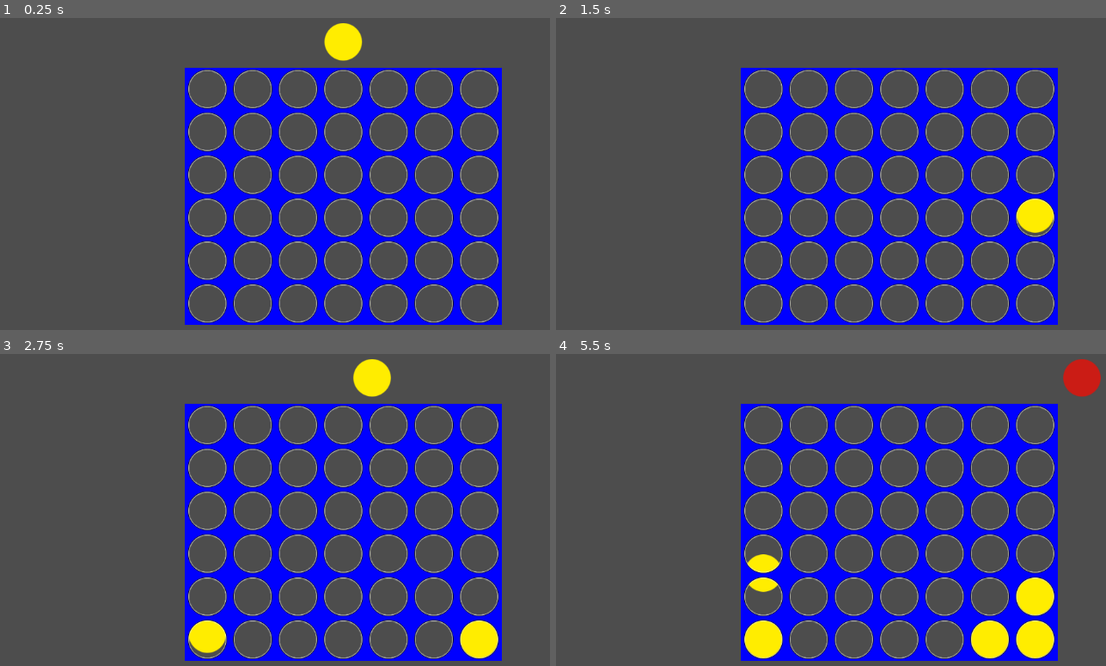
Above: before the commit, frames 1-4 (two rows, left to right).
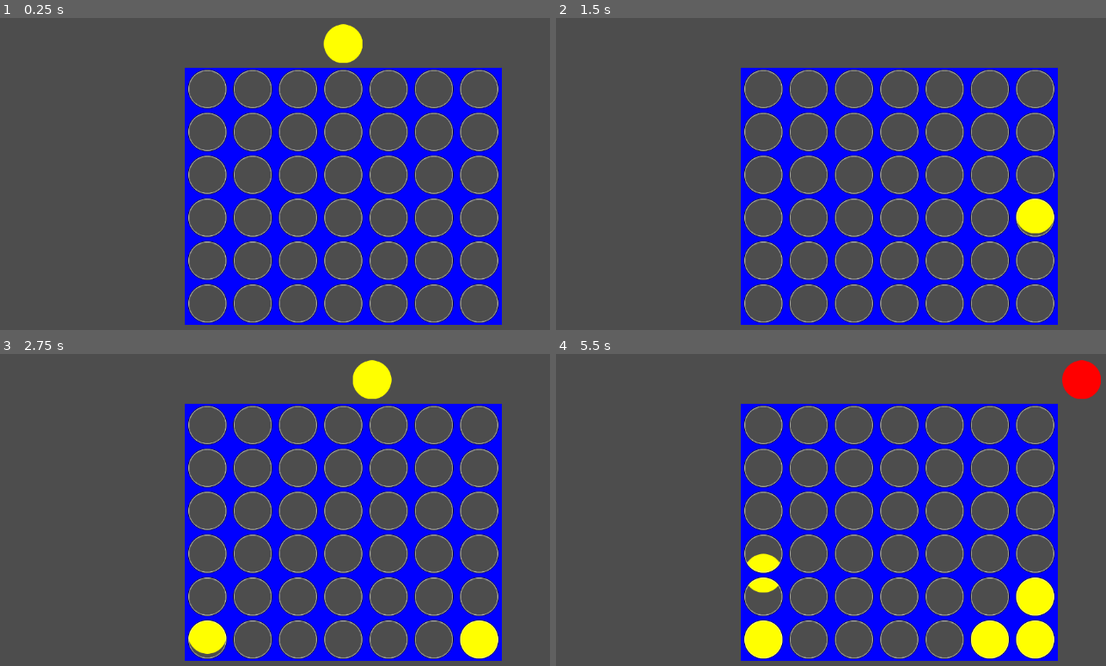
Above: after the commit, the same moments.

Repository: CarpetStudioStudio/vcgjspring2026
Game: Godot game, scene res://scenes/gameplay_area.tscn
Two runs of this game, one before a commit and one after it. Both use one fixed random seed, a clock stepped at 60 frames per second and the inputs below. The engine's default icon, where the game draws it, is replaced by a stand-in: a white triangle on a blue panel in a dark square.
Inputs (mouse positions are in pixels of both pictures, inside the frame that each line leads up to):
- Up to frame 1 (0.25 s): no input
- Up to frame 2 (1.5 s): tap Enter at 0.5 s; move the mouse to (1051, 177) at 0.52 s; press the mouse at (1051, 177) at 0.53 s; move the mouse to (759, 214) at 1.27 s; release the mouse at (759, 214) at 1.28 s; click (759, 214) at 1.35 s
- Up to frame 3 (2.75 s): move the mouse to (412, 447) at 2.02 s; press the mouse at (412, 447) at 2.03 s
- Up to frame 4 (5.5 s): move the mouse to (864, 609) at 2.77 s; release the mouse at (864, 609) at 2.78 s; click (864, 609) at 2.85 s; move the mouse to (1105, 591) at 3.52 s; press the mouse at (1105, 591) at 3.53 s; move the mouse to (693, 475) at 4.27 s; release the mouse at (693, 475) at 4.28 s; click (693, 475) at 4.35 s; move the mouse to (935, 531) at 5.02 s; press the mouse at (935, 531) at 5.03 s

The runs differ from the first frame. In frame 1, 0.2% of the frame differs, in the area x 58-66%, y 1-15%; in frame 2, less than 0.1%; in frame 3, 0.3%; in frame 4, 1.0%, in the area x 34-100%, y 1-98%.

Commit message:
Wacky gameplay

Diff:
--- a/Piece/Piece.tscn
+++ b/Piece/Piece.tscn
@@ -4,6 +4,6 @@
 [ext_resource type="Script" uid="uid://cmkqi43xfu7xt" path="res://Piece/piece.gd" id="2_1aca4"]
 
 [node name="Piece" type="Sprite2D" unique_id=818604889]
-scale = Vector2(0.85, 0.85)
+scale = Vector2(0.65, 0.65)
 texture = ExtResource("1_guwan")
 script = ExtResource("2_1aca4")
--- a/Piece/piece.gd
+++ b/Piece/piece.gd
@@ -13,10 +13,19 @@
 		color = new_val
 		texture = sprites[int(color)]
 static var sprites : Array[Texture] = [
-	preload("res://Piece/white_dot.png"),
-	preload("res://Piece/red_dot.png"),
-	preload("res://Piece/yellow_dot.png")
+	preload("res://Piece/piece_grey.png"),
+	preload("res://Piece/piece_red.png"),
+	preload("res://Piece/piece_yellow.png")
 ]
+
+func trans_alternate() -> void:
+	match color:
+		PColor.RED:
+			color = PColor.YELLOW
+		PColor.YELLOW:
+			color = PColor.RED
+	await get_tree().create_timer(0.25).timeout
+	finished_trans.emit()
 
 func trans(color : PColor) -> void:
 	assert(self.color != color, "cannot transition to self")
--- a/board/board.gd
+++ b/board/board.gd
@@ -43,35 +43,46 @@
 	return ROWS-1
 
 func trans_surroundings(x : int, y : int) -> void:
-	var piece : Piece = get_piece(x,y)
-	assert(piece != null,"no piece exists here")
-
-	var color : Piece.PColor = piece.color
-	for i in range(-1,2,2):
-		for j in range(-1,2,2):
+	assert(get_piece(x,y) != null,"no piece exists here")
+	for i in range(-1,2,1):
+		for j in range(-1,2,1):
 			if i == 0 and j == 0:
 				continue
-			var x2 : int = x+2*i
-			var y2 : int = y+2*j
-			if not in_bounds(x2,y2):
-				continue
+			var did_it : bool = match_line(x,y,i,j)
+			if not did_it:
+				match_line(x,y,i,j,3)
 
-			var opp_piece : Piece = get_piece(x2,y2)
-			if opp_piece == null:
-				continue
-			if opp_piece.color != color:
-				continue
-
-			var trans_piece : Piece = get_piece(x+i,y+j)
-			if trans_piece == null:
-				continue
-			if trans_piece.color == color:
-				continue
-			trans_piece.trans(color)
-			await trans_piece.finished_trans
 	print("test2")
 
 	piece_transition_finished.emit()
+
+func match_line(x : int, y : int, i : int, j : int, length : int = 2) -> bool:
+	var piece : Piece = get_piece(x,y)
+	var color : Piece.PColor = piece.color
+
+	var opp_x : int = x+length*i
+	var opp_y : int = y+length*j
+	if not in_bounds(opp_x,opp_y):
+		return false
+
+	var opp_piece : Piece = get_piece(opp_x,opp_y)
+	if opp_piece == null:
+		return false
+	if opp_piece.color != color:
+		return false
+
+	for k in range(1,length):
+		if get_piece(x+k*i,y+k*j) == null:
+			return false
+
+	for k in range(1,length):
+		var trans_piece : Piece = get_piece(x+k*i,y+k*j)
+		if color == trans_piece.color:
+			trans_piece.trans(Piece.PColor.UNSET)
+		else:
+			trans_piece.trans(color)
+
+	return true
 
 func remove_piece(x : int, y : int) -> Piece:
 	var removed_piece : Piece = get_piece(x,y)
--- a/scenes/connect_four_board.gd
+++ b/scenes/connect_four_board.gd
@@ -12,7 +12,7 @@
 
 func grid_to_position(pos : Vector2i) -> Vector2:
 	var world_pos : Vector2i = $TileMap.map_to_local(pos)+$TileMap.global_position
-	world_pos += Vector2i(-1,3)
+	#world_pos += Vector2i(-1,3)
 	return world_pos
 
 func position_to_grid(pos : Vector2) -> Vector2i:
--- a/scenes/gameplay_area.tscn
+++ b/scenes/gameplay_area.tscn
@@ -26,5 +26,5 @@
 
 [node name="Dummy" type="Sprite2D" parent="." unique_id=2088462674]
 position = Vector2(0, -256.00003)
-scale = Vector2(0.85, 0.85)
+scale = Vector2(0.65, 0.65)
 texture = ExtResource("4_erxlv")
Binary file added: Piece/piece_grey.png
Not shown, changed: Piece/piece_grey.png.import
Binary file added: Piece/piece_red.png
Not shown, changed: Piece/piece_red.png.import
Binary file added: Piece/piece_yellow.png
Not shown, changed: Piece/piece_yellow.png.import
Binary file removed: Piece/red_dot.png
Binary file removed: Piece/white_dot.png
Binary file removed: Piece/yellow_dot.png
